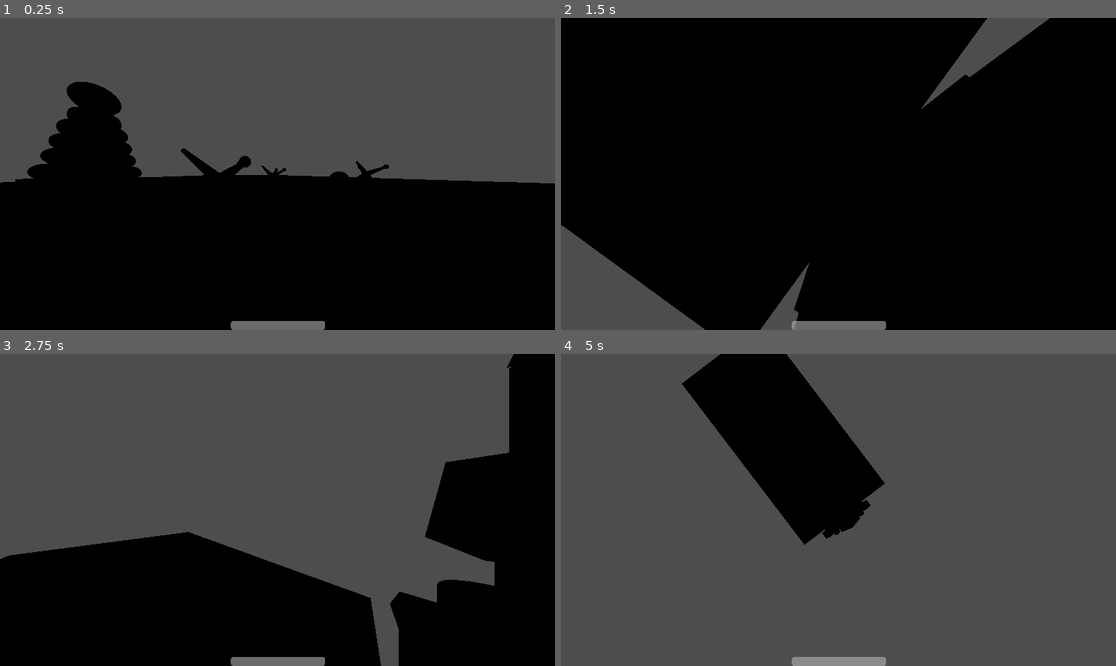
Above: before the commit, frames 1-4 (two rows, left to right).
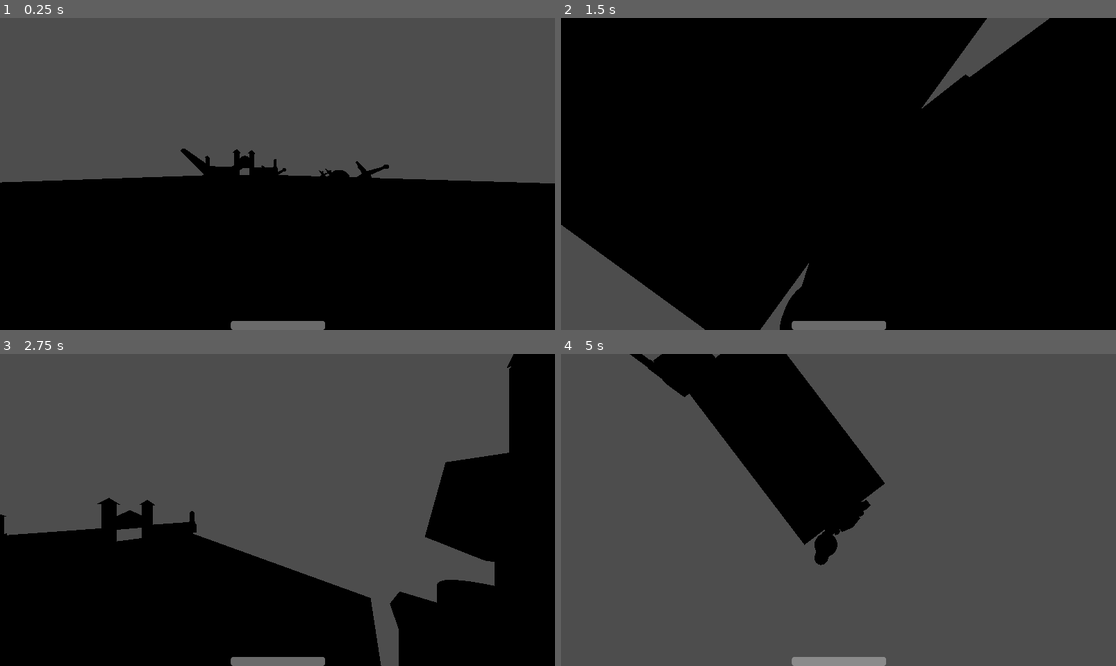
Above: after the commit, the same moments.

Repository: ravewyvern/bad-ideas-game-jam
Game: Godot game, scene res://Scenes/Maps/Level_1.tscn
Same seed, same stepped clock (60 frames per second), same inputs: the game is played once before the commit and once after it. This scene is started directly instead of the project's main scene.
Inputs (mouse positions are in pixels of both pictures, inside the frame that each line leads up to):
- Up to frame 1 (0.25 s): no input
- Up to frame 2 (1.5 s): move the mouse to (866, 174) at 0.52 s; hold O (Move.Forward) 0.53-1.25 s; hold Tab (Toggle.TopView) 0.53-1.25 s; click (866, 174) at 0.67 s; tap Space (Move.Jump) at 0.77 s; drag from (727, 189) to (810, 236) at 1.27 s
- Up to frame 3 (2.75 s): move the mouse to (333, 441) at 2.02 s; hold , (Move.Right) from 2.03 s (still down); hold Tab (Toggle.TopView) from 2.03 s (still down)
- Up to frame 4 (5 s): move the mouse to (832, 516) at 2.77 s; release , (Move.Right) at 2.78 s; release Tab (Toggle.TopView) at 2.78 s; hold O (Move.Forward) 2.78-4.25 s; click (832, 516) at 2.85 s; tap Space (Move.Jump) at 3.02, 3.77 s; move the mouse to (877, 513) at 3.52 s; hold Tab (Toggle.TopView) 3.53-4.25 s; drag from (672, 463) to (755, 432) at 4.27 s

The runs differ from the first frame. In frame 1, 4.3% of the frame differs, in the area x 2-63%, y 20-53%; in frame 2, 0.3%; in frame 3, 2.3%; in frame 4, 1.2%.
Error in both runs: Cannot call method 'instantiate' on a null value. (res://Scripts/player.gd:236)

Commit message:
Level Creation part 1

Diff:
--- /dev/null
+++ b/Assets/Models/block_gate.tscn
@@ -0,0 +1,85 @@
+[gd_scene format=3 uid="uid://b82xppm12ln23"]
+
+[sub_resource type="BoxMesh" id="BoxMesh_5xqu1"]
+
+[sub_resource type="StandardMaterial3D" id="StandardMaterial3D_bixtj"]
+
+[sub_resource type="CylinderMesh" id="CylinderMesh_yqe3s"]
+
+[sub_resource type="StandardMaterial3D" id="StandardMaterial3D_n48cl"]
+
+[sub_resource type="PrismMesh" id="PrismMesh_njd81"]
+
+[sub_resource type="StandardMaterial3D" id="StandardMaterial3D_fk751"]
+
+[sub_resource type="BoxShape3D" id="BoxShape3D_5xqu1"]
+size = Vector3(0.8937988, 1, 1)
+
+[node name="Block Gate" type="RigidBody3D" unique_id=1547261018]
+
+[node name="Large block2" type="CSGMesh3D" parent="." unique_id=2142499464]
+transform = Transform3D(4, 0, 0, 0, 3, 0, 0, 0, 1.5, 0, 4.990202, 0)
+mesh = SubResource("BoxMesh_5xqu1")
+material = SubResource("StandardMaterial3D_bixtj")
+
+[node name="Side" type="CSGMesh3D" parent="." unique_id=1500333139]
+transform = Transform3D(2, 0, 0, 0, 3, 0, 0, 0, 1.5, 3.0135217, 1.5742702, 0)
+mesh = SubResource("BoxMesh_5xqu1")
+material = SubResource("StandardMaterial3D_bixtj")
+
+[node name="Side2" type="CSGMesh3D" parent="." unique_id=467247951]
+transform = Transform3D(2, 0, 0, 0, 3, 0, 0, 0, 1.5, 3.0135217, 4.9793143, 0)
+mesh = SubResource("BoxMesh_5xqu1")
+material = SubResource("StandardMaterial3D_bixtj")
+
+[node name="Side3" type="CSGMesh3D" parent="." unique_id=1189650804]
+transform = Transform3D(2, 0, 0, 0, 3, 0, 0, 0, 1.5, -2.993792, 1.5742702, 0)
+mesh = SubResource("BoxMesh_5xqu1")
+material = SubResource("StandardMaterial3D_bixtj")
+
+[node name="Side4" type="CSGMesh3D" parent="." unique_id=863341313]
+transform = Transform3D(2, 0, 0, 0, 3, 0, 0, 0, 1.5, -2.993792, 4.991595, 0)
+mesh = SubResource("BoxMesh_5xqu1")
+material = SubResource("StandardMaterial3D_bixtj")
+
+[node name="Large block3" type="CSGMesh3D" parent="." unique_id=1519848123]
+transform = Transform3D(8.002573, 0, 0, 0, 0.44296592, 0, 0, 0, 1.5, 0, 3.2695327, 0)
+mesh = SubResource("BoxMesh_5xqu1")
+material = SubResource("StandardMaterial3D_bixtj")
+
+[node name="Tower" type="CSGMesh3D" parent="." unique_id=402339004]
+transform = Transform3D(2, 0, 0, 0, 1.5, 0, 0, 0, 2, -3.0397375, 7.9819694, 0)
+mesh = SubResource("CylinderMesh_yqe3s")
+material = SubResource("StandardMaterial3D_n48cl")
+
+[node name="Tower2" type="CSGMesh3D" parent="." unique_id=275045455]
+transform = Transform3D(2, 0, 0, 0, 1.5, 0, 0, 0, 2, 3.0663478, 7.9819694, 0)
+mesh = SubResource("CylinderMesh_yqe3s")
+material = SubResource("StandardMaterial3D_n48cl")
+
+[node name="Top" type="CSGMesh3D" parent="." unique_id=2139591883]
+transform = Transform3D(4, 0, 0, 0, 1.5, 0, 0, 0, 1.5, 0, 7.2374573, 0)
+mesh = SubResource("PrismMesh_njd81")
+material = SubResource("StandardMaterial3D_fk751")
+
+[node name="Top2" type="CSGMesh3D" parent="." unique_id=536088883]
+transform = Transform3D(3, 0, 0, 0, 1.5, 0, 0, 0, 1.5, -3.0079298, 10.242135, 0)
+mesh = SubResource("PrismMesh_njd81")
+material = SubResource("StandardMaterial3D_fk751")
+
+[node name="Top3" type="CSGMesh3D" parent="." unique_id=1217412091]
+transform = Transform3D(3, 0, 0, 0, 1.5, 0, 0, 0, 1.5, 3.0590973, 10.242135, 0)
+mesh = SubResource("PrismMesh_njd81")
+material = SubResource("StandardMaterial3D_fk751")
+
+[node name="CollisionShape3D" type="CollisionShape3D" parent="." unique_id=71431222]
+transform = Transform3D(2.14, 0, 0, 0, 3.921, 0, 0, 0, 1.5, -3.019437, 2.0363972, 0)
+shape = SubResource("BoxShape3D_5xqu1")
+
+[node name="CollisionShape3D2" type="CollisionShape3D" parent="." unique_id=2020096522]
+transform = Transform3D(2.14, 0, 0, 0, 3.921, 0, 0, 0, 1.5, 3.051957, 2.0363972, 0)
+shape = SubResource("BoxShape3D_5xqu1")
+
+[node name="CollisionShape3D3" type="CollisionShape3D" parent="." unique_id=2006879609]
+transform = Transform3D(6.825441, 0, 0, 0, 1.4599413, 0, 0, 0, 1.5235996, -0.0321317, 3.7790227, 0)
+shape = SubResource("BoxShape3D_5xqu1")
--- a/Scenes/Maps/Level_1.tscn
+++ b/Scenes/Maps/Level_1.tscn
@@ -6,6 +6,45 @@
 [ext_resource type="PackedScene" uid="uid://doq1n4d7uq7tg" path="res://Assets/Models/ball.tscn" id="4_c5yqn"]
 [ext_resource type="PackedScene" uid="uid://bylwlafm4f32a" path="res://Assets/Models/stack_game.tscn" id="5_8hx5n"]
 [ext_resource type="PackedScene" uid="uid://bx86fguns3iqa" path="res://Assets/Models/floor.tscn" id="6_c5yqn"]
+[ext_resource type="PackedScene" uid="uid://b82xppm12ln23" path="res://Assets/Models/block_gate.tscn" id="7_8hx5n"]
+
+[sub_resource type="BoxMesh" id="BoxMesh_0wpdb"]
+
+[sub_resource type="Skin" id="Skin_hsg7j"]
+
+[sub_resource type="StandardMaterial3D" id="StandardMaterial3D_whd0v"]
+
+[sub_resource type="PrismMesh" id="PrismMesh_o2f2p"]
+
+[sub_resource type="StandardMaterial3D" id="StandardMaterial3D_l5vqw"]
+
+[sub_resource type="BoxMesh" id="BoxMesh_7l4iu"]
+
+[sub_resource type="StandardMaterial3D" id="StandardMaterial3D_6jl7n"]
+
+[sub_resource type="CylinderMesh" id="CylinderMesh_tserq"]
+
+[sub_resource type="StandardMaterial3D" id="StandardMaterial3D_hldq7"]
+
+[sub_resource type="BoxMesh" id="BoxMesh_8hx5n"]
+
+[sub_resource type="StandardMaterial3D" id="StandardMaterial3D_0wpdb"]
+
+[sub_resource type="BoxMesh" id="BoxMesh_hsg7j"]
+
+[sub_resource type="StandardMaterial3D" id="StandardMaterial3D_o2f2p"]
+
+[sub_resource type="CylinderMesh" id="CylinderMesh_l5vqw"]
+
+[sub_resource type="StandardMaterial3D" id="StandardMaterial3D_7l4iu"]
+
+[sub_resource type="PrismMesh" id="PrismMesh_6jl7n"]
+
+[sub_resource type="StandardMaterial3D" id="StandardMaterial3D_tserq"]
+
+[sub_resource type="BoxMesh" id="BoxMesh_whd0v"]
+
+[sub_resource type="StandardMaterial3D" id="StandardMaterial3D_gw16w"]
 
 [node name="Node3D" type="Node3D" unique_id=141912920]
 
@@ -27,8 +66,129 @@
 [node name="Ball" parent="Jack" unique_id=169447383 instance=ExtResource("4_c5yqn")]
 transform = Transform3D(2, 0, 0, 0, 2, 0, 0, 0, 2, 3.5021229, -0.1740298, -0.7972851)
 
+[node name="Jack4" parent="Jack" unique_id=952886362 instance=ExtResource("3_fpiv6")]
+transform = Transform3D(1, 0, 0, 0, 1, 0, 0, 0, 1, -4.5265484, 0, 9.942833)
+
+[node name="Jack5" parent="Jack" unique_id=1346743973 instance=ExtResource("3_fpiv6")]
+transform = Transform3D(1, 0, 0, 0, 1, 0, 0, 0, 1, -9.61458, 0, 18.398197)
+
 [node name="Stack Game" parent="." unique_id=768094112 instance=ExtResource("5_8hx5n")]
-transform = Transform3D(3, 0, 0, 0, 3, 0, 0, 0, 3, 33.0372, 0, 36.587948)
+transform = Transform3D(5, 0, 0, 0, 5, 0, 0, 0, 5, 33.0372, 0, -16.839497)
 
 [node name="Floor" parent="." unique_id=1540816269 instance=ExtResource("6_c5yqn")]
 transform = Transform3D(100, 0, 0, 0, 1.23, 0, 0, 0, 200, 0, -0.6418867, 95.94361)
+
+[node name="Block Gate" parent="." unique_id=1547261018 instance=ExtResource("7_8hx5n")]
+transform = Transform3D(4, 0, 0, 0, 4, 0, 0, 0, 4, 0, -0.5263109, 198.99377)
+
+[node name="Wall-parts" type="RigidBody3D" parent="." unique_id=2105007992]
+
+[node name="MeshInstance3D" type="MeshInstance3D" parent="Wall-parts" unique_id=1282708895]
+transform = Transform3D(3, 0, 0, 0, 3, 0, 0, 0, 6, 41.836533, 1.5096714, 154.63857)
+mesh = SubResource("BoxMesh_0wpdb")
+skin = SubResource("Skin_hsg7j")
+surface_material_override/0 = SubResource("StandardMaterial3D_whd0v")
+
+[node name="MeshInstance3D2" type="MeshInstance3D" parent="Wall-parts" unique_id=1989408886]
+transform = Transform3D(-1.3113416e-07, -1.9283627, 4.5962667, 0, 2.2981334, 3.8567255, -3, 8.4291415e-08, -2.009092e-07, 37.9893, 3.09982, 154.63857)
+mesh = SubResource("BoxMesh_0wpdb")
+skin = SubResource("Skin_hsg7j")
+surface_material_override/0 = SubResource("StandardMaterial3D_whd0v")
+
+[node name="MeshInstance3D3" type="MeshInstance3D" parent="Wall-parts" unique_id=1780075458]
+transform = Transform3D(6, 0, 0, 0, -2.6226832e-07, -3, 0, 6, -1.3113416e-07, 35.026154, 1.4874754, 143.5966)
+mesh = SubResource("PrismMesh_o2f2p")
+surface_material_override/0 = SubResource("StandardMaterial3D_l5vqw")
+
+[node name="MeshInstance3D4" type="MeshInstance3D" parent="Wall-parts" unique_id=1731953650]
+transform = Transform3D(3, 0, 0, 0, 3, 0, 0, 0, 6, 33.949333, 0, 151.46313)
+mesh = SubResource("BoxMesh_7l4iu")
+surface_material_override/0 = SubResource("StandardMaterial3D_6jl7n")
+
+[node name="MeshInstance3D5" type="MeshInstance3D" parent="Wall-parts" unique_id=803755970]
+transform = Transform3D(5, 0, 0, 0, 6, 0, 0, 0, 5, 31.78226, 0, 145.95512)
+mesh = SubResource("CylinderMesh_tserq")
+surface_material_override/0 = SubResource("StandardMaterial3D_hldq7")
+
+[node name="Front wall" type="RigidBody3D" parent="." unique_id=2018012943]
+transform = Transform3D(1, 0, 0, 0, 1, 0, 0, 0, 1, 23.166206, 0, 197.27286)
+
+[node name="Big block" type="MeshInstance3D" parent="Front wall" unique_id=904501053]
+transform = Transform3D(12, 0, 0, 0, 12, 0, 0, 0, 6, -1.0637779, 5.7516313, 1.7346649)
+mesh = SubResource("BoxMesh_8hx5n")
+surface_material_override/0 = SubResource("StandardMaterial3D_0wpdb")
+
+[node name="Big block2" type="MeshInstance3D" parent="Front wall" unique_id=1339900002]
+transform = Transform3D(12, 0, 0, 0, 12, 0, 0, 0, 6, -45.227745, 5.7516313, 1.7346649)
+mesh = SubResource("BoxMesh_8hx5n")
+surface_material_override/0 = SubResource("StandardMaterial3D_0wpdb")
+
+[node name="Big block3" type="MeshInstance3D" parent="Front wall" unique_id=1047346521]
+transform = Transform3D(12, 0, 0, 0, 12, 0, 0, 0, 6, 10.991265, 5.7516313, 1.7346649)
+mesh = SubResource("BoxMesh_8hx5n")
+surface_material_override/0 = SubResource("StandardMaterial3D_0wpdb")
+
+[node name="Big block4" type="MeshInstance3D" parent="Front wall" unique_id=686317089]
+transform = Transform3D(12, 0, 0, 0, 12, 0, 0, 0, 6, -57.308807, 5.7516313, 1.7346649)
+mesh = SubResource("BoxMesh_8hx5n")
+surface_material_override/0 = SubResource("StandardMaterial3D_0wpdb")
+
+[node name="Big block5" type="MeshInstance3D" parent="Front wall" unique_id=1846253243]
+transform = Transform3D(12, 0, 0, 0, 12, 0, 0, 0, 6, 23.011658, 5.7516313, 1.7346649)
+mesh = SubResource("BoxMesh_8hx5n")
+surface_material_override/0 = SubResource("StandardMaterial3D_0wpdb")
+
+[node name="Big block6" type="MeshInstance3D" parent="Front wall" unique_id=1851394361]
+transform = Transform3D(12, 0, 0, 0, 12, 0, 0, 0, 6, -69.38223, 5.7516313, 1.7346649)
+mesh = SubResource("BoxMesh_8hx5n")
+surface_material_override/0 = SubResource("StandardMaterial3D_0wpdb")
+
+[node name="Big block7" type="MeshInstance3D" parent="Front wall" unique_id=1839630954]
+transform = Transform3D(-5.2453663e-07, 0, 6, 0, 12, 0, -12, 0, -2.6226832e-07, 29.95007, 5.7516313, -7.276367)
+mesh = SubResource("BoxMesh_8hx5n")
+surface_material_override/0 = SubResource("StandardMaterial3D_0wpdb")
+
+[node name="Big block8" type="MeshInstance3D" parent="Front wall" unique_id=1483501615]
+transform = Transform3D(-5.2453663e-07, 0, 6, 0, 12, 0, -12, 0, -2.6226832e-07, -76.24193, 5.7516313, -7.2763624)
+mesh = SubResource("BoxMesh_8hx5n")
+surface_material_override/0 = SubResource("StandardMaterial3D_0wpdb")
+
+[node name="Tower block" type="MeshInstance3D" parent="Front wall" unique_id=709284856]
+transform = Transform3D(6, 0, 0, 0, 15, 0, 0, 0, 6, 32.039967, 7.320204, 1.7742004)
+mesh = SubResource("BoxMesh_hsg7j")
+surface_material_override/0 = SubResource("StandardMaterial3D_o2f2p")
+
+[node name="Tower block2" type="MeshInstance3D" parent="Front wall" unique_id=352959607]
+transform = Transform3D(6, 0, 0, 0, 15, 0, 0, 0, 6, -78.3304, 7.320204, 1.7742004)
+mesh = SubResource("BoxMesh_hsg7j")
+surface_material_override/0 = SubResource("StandardMaterial3D_o2f2p")
+
+[node name="Tower" type="MeshInstance3D" parent="Front wall" unique_id=47307133]
+transform = Transform3D(6, 0, 0, 0, 6, 0, 0, 0, 6, 32.14164, 20.928436, 1.6785431)
+mesh = SubResource("CylinderMesh_l5vqw")
+surface_material_override/0 = SubResource("StandardMaterial3D_7l4iu")
+
+[node name="Tower2" type="MeshInstance3D" parent="Front wall" unique_id=1668885981]
+transform = Transform3D(6, 0, 0, 0, 6, 0, 0, 0, 6, -78.267784, 20.910116, 1.6785431)
+mesh = SubResource("CylinderMesh_l5vqw")
+surface_material_override/0 = SubResource("StandardMaterial3D_7l4iu")
+
+[node name="Tower top" type="MeshInstance3D" parent="Front wall" unique_id=385274528]
+transform = Transform3D(6, 0, 0, 0, 3, 0, 0, 0, 6, 32.11281, 28.429562, 1.7718353)
+mesh = SubResource("PrismMesh_6jl7n")
+surface_material_override/0 = SubResource("StandardMaterial3D_tserq")
+
+[node name="Tower top2" type="MeshInstance3D" parent="Front wall" unique_id=779127992]
+transform = Transform3D(6, 0, 0, 0, 3, 0, 0, 0, 6, -78.260506, 28.429562, 1.7718353)
+mesh = SubResource("PrismMesh_6jl7n")
+surface_material_override/0 = SubResource("StandardMaterial3D_tserq")
+
+[node name="Long block" type="MeshInstance3D" parent="Front wall" unique_id=1963562730]
+transform = Transform3D(35.062878, 0, 0, 0, 2, 0, 0, 0, 6, 10.960987, 12.701352, 1.7050629)
+mesh = SubResource("BoxMesh_whd0v")
+surface_material_override/0 = SubResource("StandardMaterial3D_gw16w")
+
+[node name="Long block2" type="MeshInstance3D" parent="Front wall" unique_id=1676694101]
+transform = Transform3D(35.062878, 0, 0, 0, 2, 0, 0, 0, 6, -57.308975, 12.701352, 1.7050629)
+mesh = SubResource("BoxMesh_whd0v")
+surface_material_override/0 = SubResource("StandardMaterial3D_gw16w")
